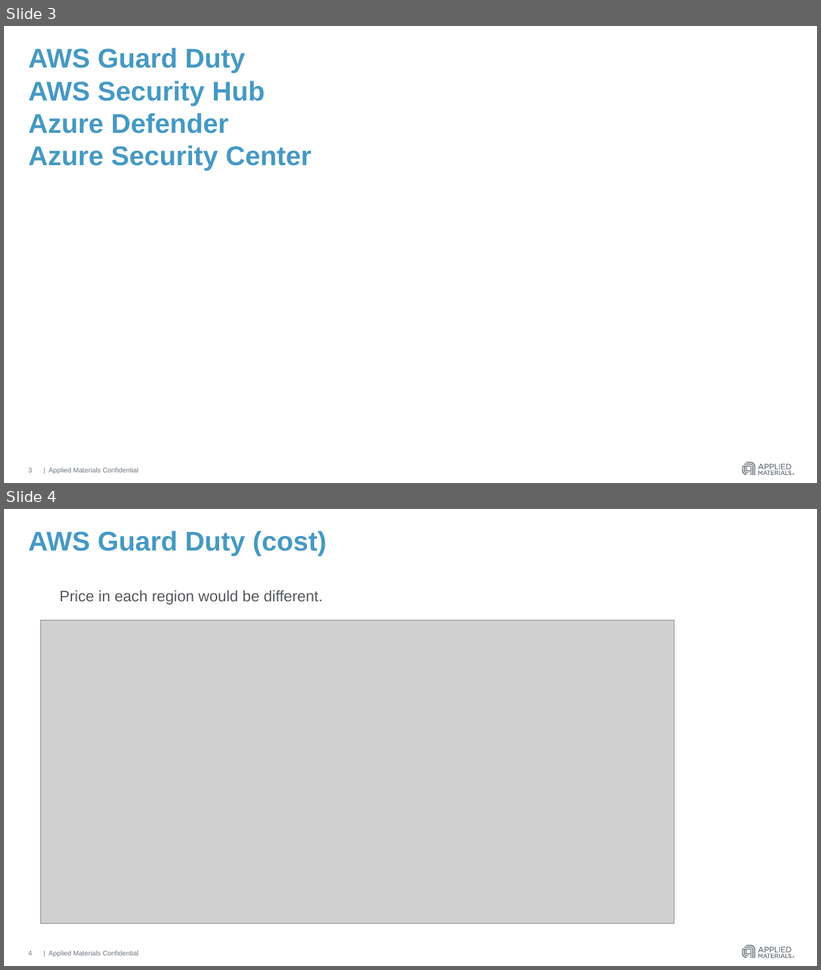
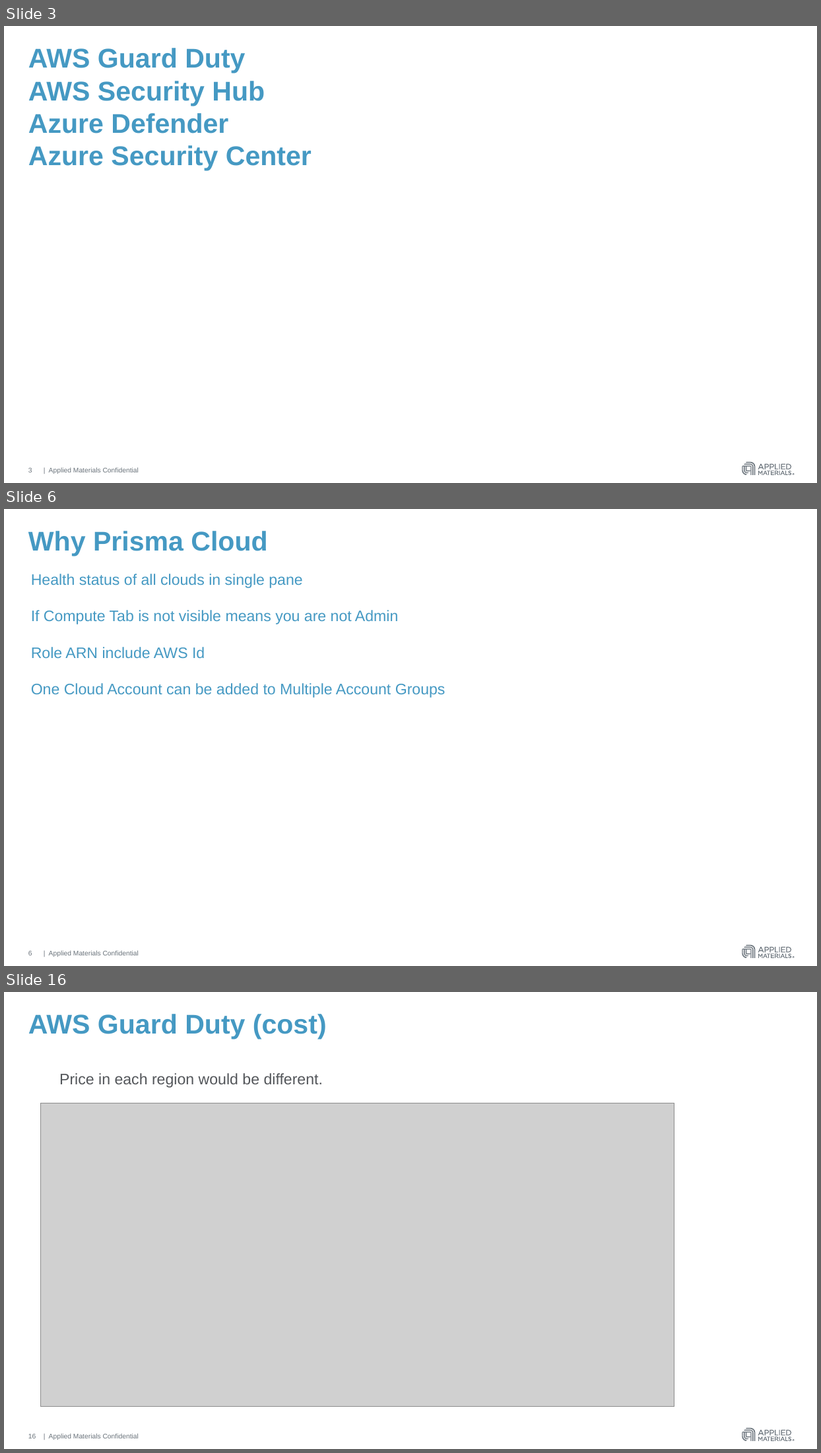
Before and after one commit to hmahajanHM/mytestrepo, a slide deck: AWS Guard Duty & Azure Security Center.pptx. Shown one above the other, each under a label of ours: slides 3 and 4 before the commit, slides 3, 6 and 16 after it; the slides between them are not shown. The pictures are 821x970 and 821x1453 pixels, drawn with LibreOffice and Linux fonts; fonts in the diff are those of the drawing; grey boxes stand for pictures. Boxes give left, top, right and bottom in pixels: in the first picture for what was removed or moved away, otherwise in the second. Text is boxed around its words. In the diff, an @@ line names an element or a change of style, - is before the commit and + after.

```diff
--- a/AWS Guard Duty & Azure Security Center.pptx
+++ b/AWS Guard Duty & Azure Security Center.pptx
@@ slide 6 added at (x1=4, y1=509, x2=817, y2=966), background #FFFFFF; not listed: 4 template elements that a slide beside it also shows @@
@@ title added at (x1=28, y1=531, x2=267, y2=557), 32 pt, text #4599C3, bold @@
+Why Prisma Cloud
@@ text added at (x1=31, y1=574, x2=446, y2=698), 18 pt, text #4599C3 @@
+Health status of all clouds in single pane
+If Compute Tab is not visible means you are not Admin
+Role ARN include AWS Id
+One Cloud Account can be added to Multiple Account Groups
@@ page number added at (x1=28, y1=951, x2=32, y2=956), 8 pt, text #6A737B @@
+6
@@ what was slide 4 is now slide 16 @@
@@ page number at (x1=28, y1=1434, x2=36, y2=1439): text changed @@
-4
+16
```
Also in this commit, not shown: 1 slide changed, 12 other slides added.
